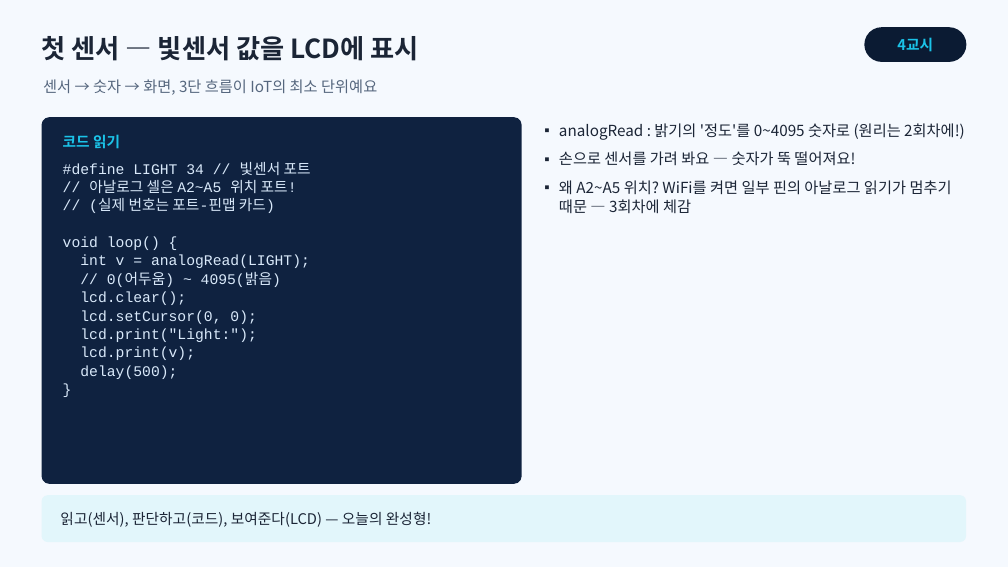
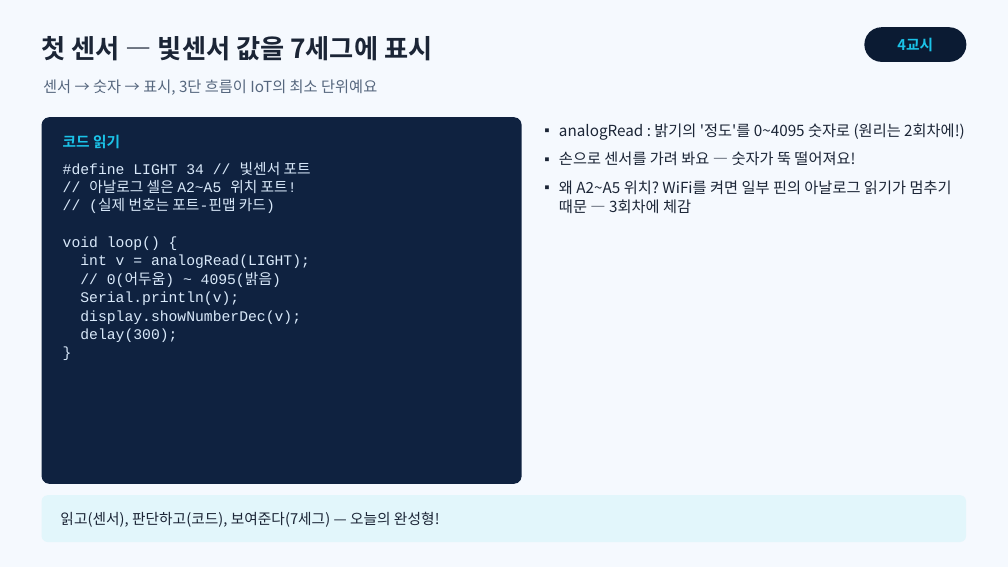
Before and after one commit to ralralra/eps32, a slide deck: slide 12 of esp32-class-projects/02_sessions/slides/1회차_ESP32와_출력장치.pptx. Drawn at 1008x567 pixels with LibreOffice and Linux fonts; fonts in the diff are those of the drawing. Boxes give left, top, right and bottom in pixels: in the first picture for what was removed or moved away, otherwise in the second. Text is boxed around its words. In the diff, an @@ line names an element or a change of style, - is before the commit and + after.

```diff
--- a/esp32-class-projects/02_sessions/slides/1회차_ESP32와_출력장치.pptx
+++ b/esp32-class-projects/02_sessions/slides/1회차_ESP32와_출력장치.pptx
@@ text at (42, 36, 432, 61): text changed @@
-첫 센서 — 빛센서 값을 LCD에 표시
+첫 센서 — 빛센서 값을 7세그에 표시
@@ text at (43, 79, 377, 95): text changed @@
-센서 → 숫자 → 화면, 3단 흐름이 IoT의 최소 단위예요
+센서 → 숫자 → 표시, 3단 흐름이 IoT의 최소 단위예요
@@ text at (80, 291, 301, 342): text changed @@
-lcd.clear();
-lcd.setCursor(0, 0);
-lcd.print("Light:");
-lcd.print(v);
-delay(500);
+Serial.println(v);
+display.showNumberDec(v);
+delay(300);
@@ text at (60, 511, 440, 527): text changed @@
-읽고(센서), 판단하고(코드), 보여준다(LCD) — 오늘의 완성형!
+읽고(센서), 판단하고(코드), 보여준다(7세그) — 오늘의 완성형!
```
Also in this commit, not shown: 10 other slides changed, 33 other files.
